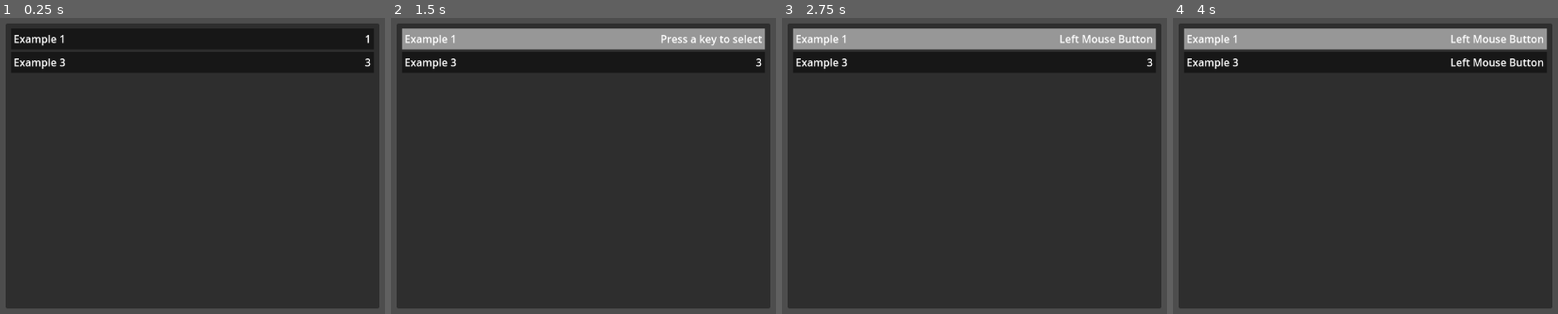
Above: before the commit, frames 1-4 (left to right).
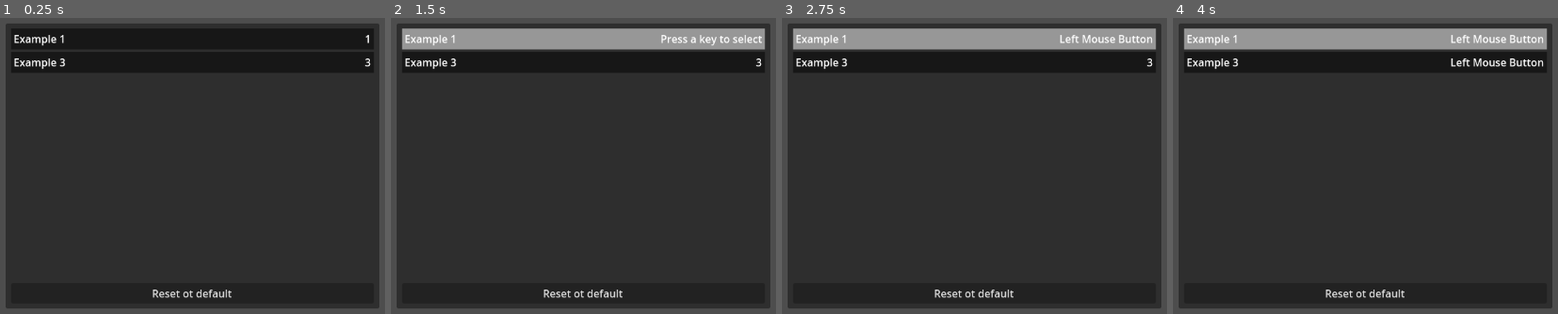
Above: after the commit, the same moments.

Repository: SytonK/settings-and-menus
Game: Godot game, scene res://src/UI/menus/settings/rebind/example/rebind_example.tscn
Two runs of this game, one before a commit and one after it. Both use one fixed random seed, a clock stepped at 60 frames per second and the inputs below. The project has no main scene, so this scene is started directly.
Inputs (mouse positions are in pixels of both pictures, inside the frame that each line leads up to):
- Up to frame 1 (0.25 s): no input
- Up to frame 2 (1.5 s): click (583, 293) at 0.5 s, where only the run after the commit has a clickable "Reset ot default"; click (583, 38) at 1.27 s
- Up to frame 3 (2.75 s): click (974, 38) at 2.02 s
- Up to frame 4 (4 s): click (1365, 62) at 2.77 s; click (1365, 38) at 3.52 s

The runs differ from the first frame. In frame 1, 0.3% of the frame differs, in the area x 39-61%, y 91-95%; in frame 2, 0.3%; in frame 3, 0.3%; in frame 4, 0.3%.

Commit message:
add reset button

Diff:
--- a/src/UI/menus/settings/rebind/rebind_menu.gd
+++ b/src/UI/menus/settings/rebind/rebind_menu.gd
@@ -10,6 +10,7 @@
 
 
 func _ready() -> void:
+	_reset_actions()
 	_create_actions_list()
 
 
@@ -40,6 +41,16 @@
 
 		actions_list.add_child(new_input_action_button)
 
+func _reset_actions() -> void:
+	InputMap.load_from_project_settings()
+	for action in actions_list.get_children():
+		action.queue_free()
+
 
 func _on_action_pressed(action: InputActionRebindButton):
 	remapping_button = action
+
+
+func _on_reset_button_pressed() -> void:
+	_reset_actions()
+	_create_actions_list()
--- a/src/UI/menus/settings/rebind/rebind_menu.tscn
+++ b/src/UI/menus/settings/rebind/rebind_menu.tscn
@@ -47,3 +47,10 @@
 [node name="ActionsList" type="VBoxContainer" parent="Panel/MarginContainer/VBoxContainer/ScrollContainer"]
 layout_mode = 2
 size_flags_horizontal = 3
+
+[node name="ResetButton" type="Button" parent="Panel/MarginContainer/VBoxContainer"]
+layout_mode = 2
+focus_mode = 0
+text = "Reset ot default"
+
+[connection signal="pressed" from="Panel/MarginContainer/VBoxContainer/ResetButton" to="." method="_on_reset_button_pressed"]
